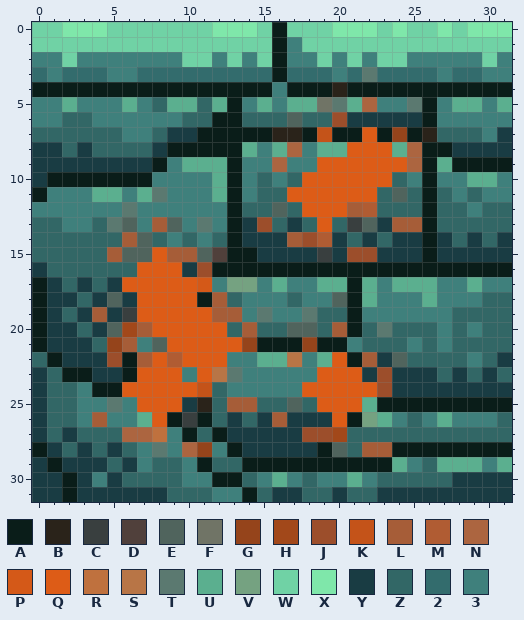
Pixel-art sprite -- src/img/wallD.png. Above, as it was before the edit.
The file is 32x32 pixels. Colours within 5 levels of each other are drawn and written as one.
Palette (. is transparent): A #0a1d19  B #2a231a  C #393f3f  D #50403b  E #50645d  F #707466  G #95441b  H #a2481a  J #9c4e2b  K #c45319  L #a65d38  M #b05c33  N #ac6540  P #d45918  Q #dd5c17  R #bf713e  S #b87546  T #5b7970  U #5baf8f  V #75a281  W #70d2a5  X #7fe7aa  Y #193c43  Z #326766  2 #336c6d  3 #3f807c
Once edited:
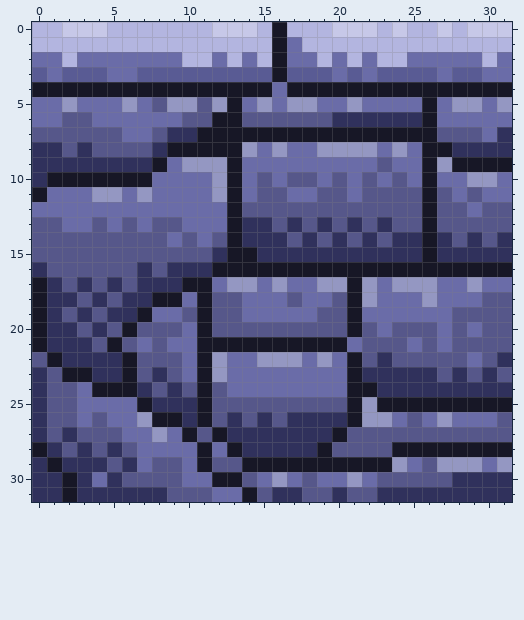
Changes in this commit:
colour 2: #336c6d -> #595b94
colour 3: #3f807c -> #6a6ca8
colour A: #0a1d19 -> #171726
colour U: #5baf8f -> #9497c2
colour W: #70d2a5 -> #b3b5e0
colour X: #7fe7aa -> #c7c8e8
colour Y: #193c43 -> #30315c
colour Z: #326766 -> #56578a
Changed rows in their new state; - is a pixel that keeps its letter.
first column x 4:
 3 ------------------3----
 4 ----------------A------
 5 ---------------33-3--3-
 6 -------------Z--Y------
 7 ------------AA-A--A-A-A
 8 -------------3---UU3-3-
 9 ------------3--3333Z33-
10 --------------Z3Z3Z3---
11 ----3--------33ZZ3Z-Z--
12 --3---------Z-ZZZZZ----
13 -3Z-ZZ-3---Y---Y-YZ-ZZ-
14 --ZZ---------ZYZ-------
15 -ZZZZZZZY------Y-YY----
16 ---YZY-Y---------------
17 --ZYYYAA-UU------------
18 -Z-YAA3-Z-------Z------
19 Z-YA33ZAZZ-3--3--------
20 -ZAZZZ3AZ-Z--ZZ-Z--3---
21 -AZ-Z33AAAA---A--------
22 -Y-ZZZ3AU----U--3-Z-Z--
23 ---ZYZ-AU3-----33A-Y---
24 --AYZYZA------333AAY---
25 -3-AYY-A-ZZ--Z-ZZA-----
26 Z---A-Y-----Z---Y-U----
27 --33U---------YYA------
28 ----3-3A--------Z-ZZ---
Pixel boxes of the changes (left, top, right, bottom) in both pictures:
changed: (32, 22, 512, 502)
